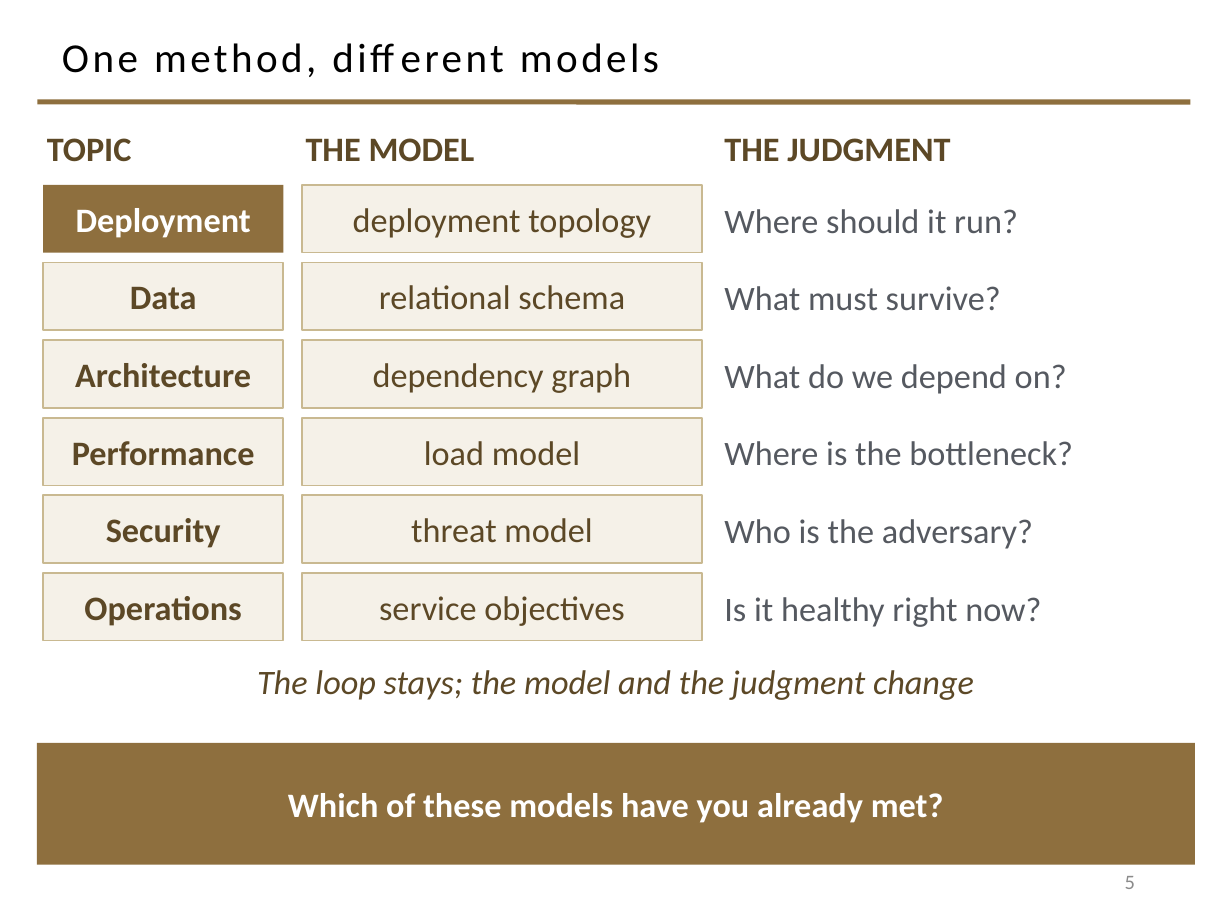
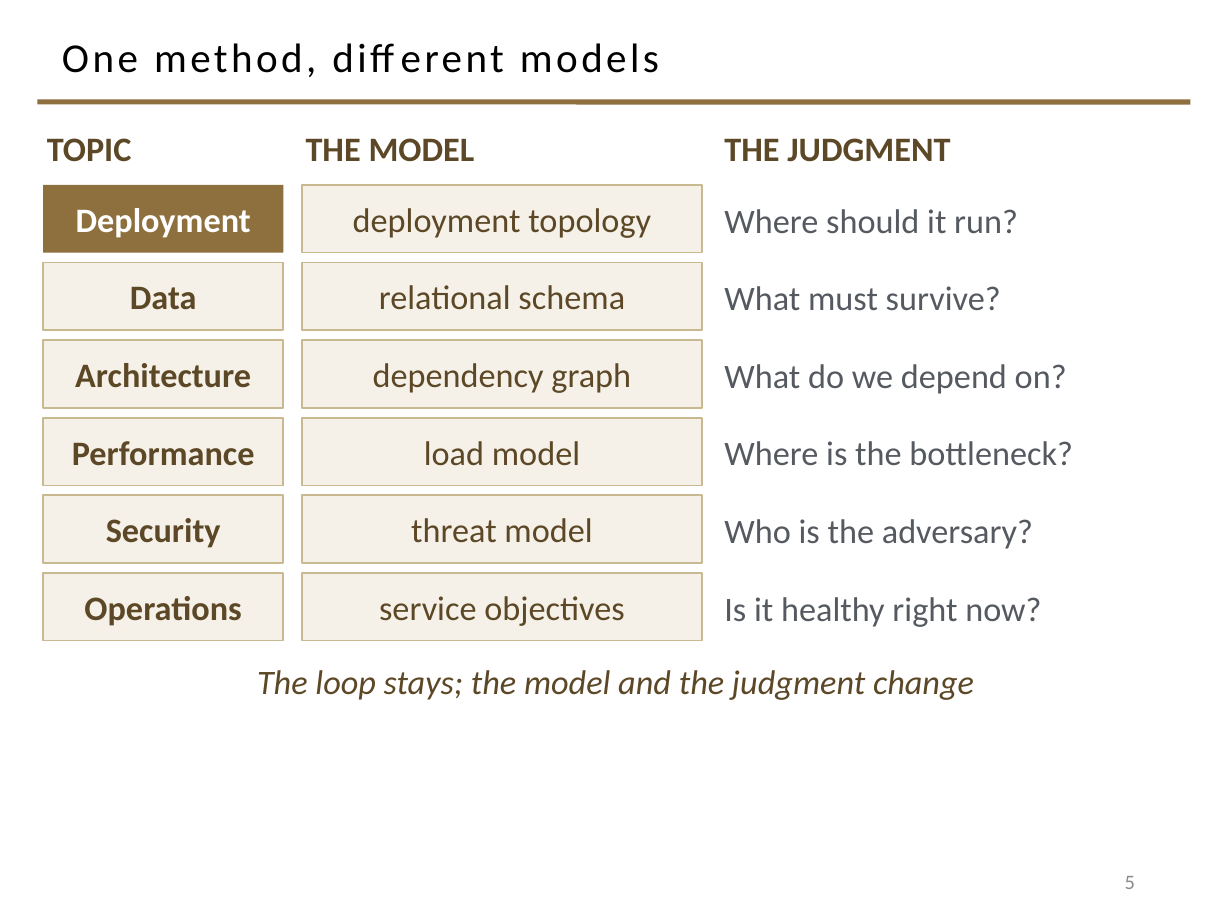
Before and after one commit to davisjam/model-based-agentic-software-engineering, a slide deck: slide 5 of course/lectures/act-3-software-in-the-world/02-compute-environments-and-data-management/3-1-Compute-Environments-and-Deployment.pptx. Drawn at 1232x924 pixels with LibreOffice and Linux fonts; fonts in the diff are those of the drawing; background and template pictures are left out. Boxes give left, top, right and bottom in pixels: in the first picture for what was removed or moved away, otherwise in the second. Text is boxed around its words. In the diff, an @@ line names an element or a change of style, - is before the commit and + after.

```diff
--- a/course/lectures/act-3-software-in-the-world/02-compute-environments-and-data-management/3-1-Compute-Environments-and-Deployment.pptx
+++ b/course/lectures/act-3-software-in-the-world/02-compute-environments-and-data-management/3-1-Compute-Environments-and-Deployment.pptx
@@ rectangle removed at (37,743,1195,865) @@
-Which of these models have you already met?
```
Also in this commit, not shown: 7 other slides changed.
